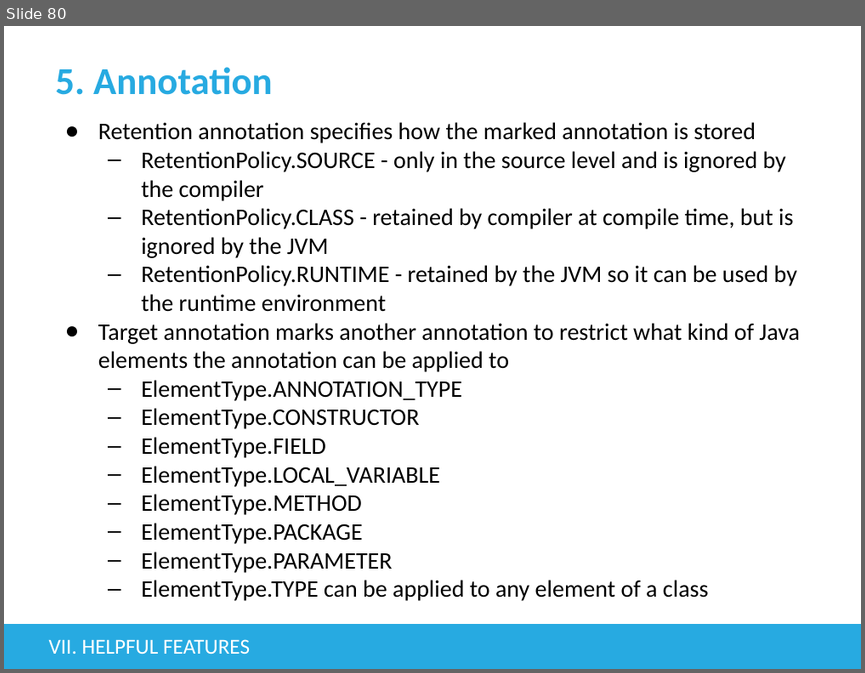
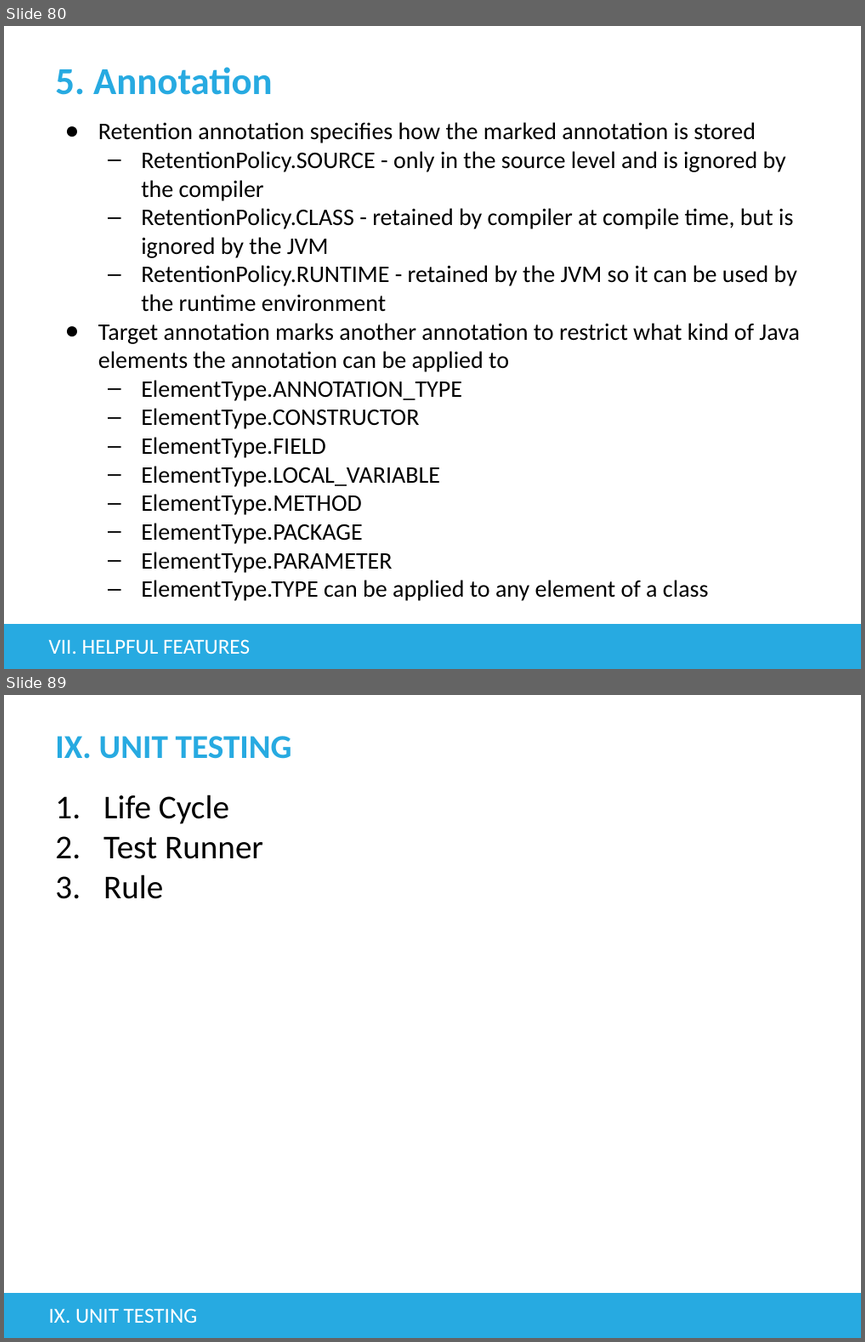
Before and after one commit to tienphat14/java-exercise, a slide deck: src/main/resources/Basic Java.pptx. Shown one above the other, each under a label of ours: slide 80 before the commit, slides 80 and 89 after it; the slides between them are not shown. The pictures are 865x673 and 865x1342 pixels, drawn with LibreOffice and Linux fonts; fonts in the diff are those of the drawing; background and template pictures are left out. Boxes give left, top, right and bottom in pixels: in the first picture for what was removed or moved away, otherwise in the second. Text is boxed around its words. In the diff, an @@ line names an element or a change of style, - is before the commit and + after.

```diff
--- a/src/main/resources/Basic Java.pptx
+++ b/src/main/resources/Basic Java.pptx
@@ slide 89 added at (4,695,861,1338), background #FFFFFF; not listed: 1 template element that a slide beside it also shows @@
@@ title added at (55,736,292,759), 28 pt, text #27AAE1, bold @@
+IX. UNIT TESTING
@@ text added at (103,794,263,899), 28 pt, text #000000 @@
+1. Life Cycle
+2. Test Runner
+3. Rule
@@ text added at (49,1308,197,1322), 18 pt, text #FFFFFF @@
+IX. UNIT TESTING
```
Also in this commit, not shown: 10 slides changed, 18 other slides added, 24 other files.
